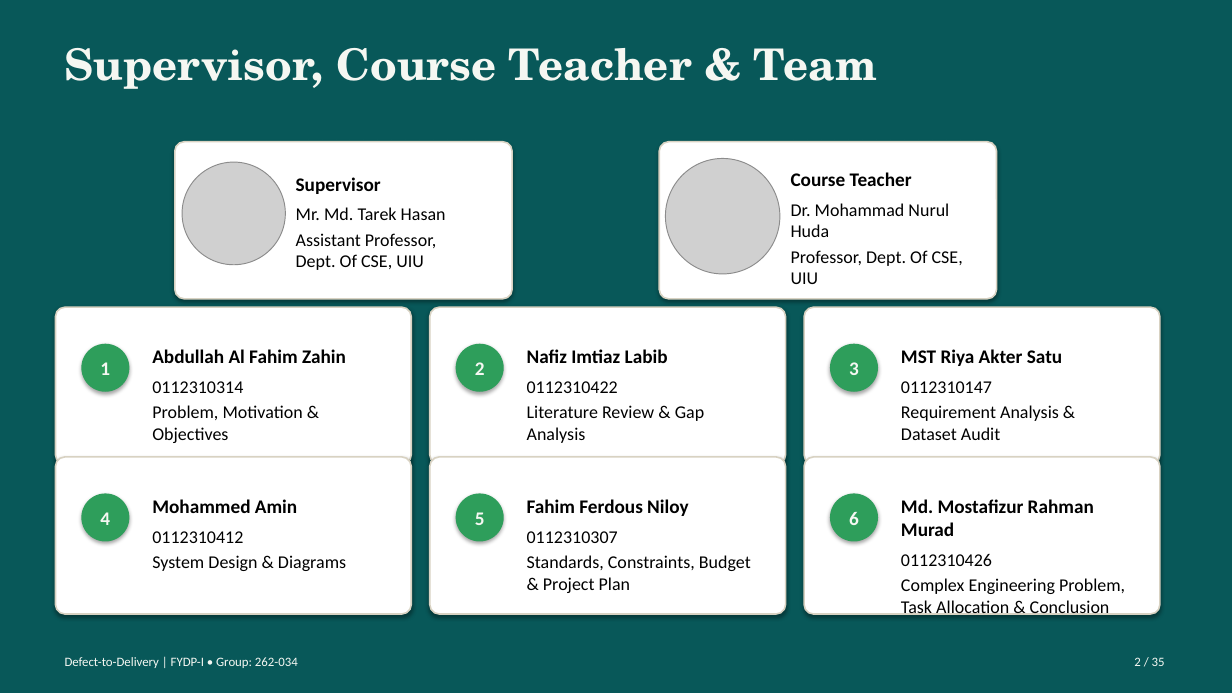
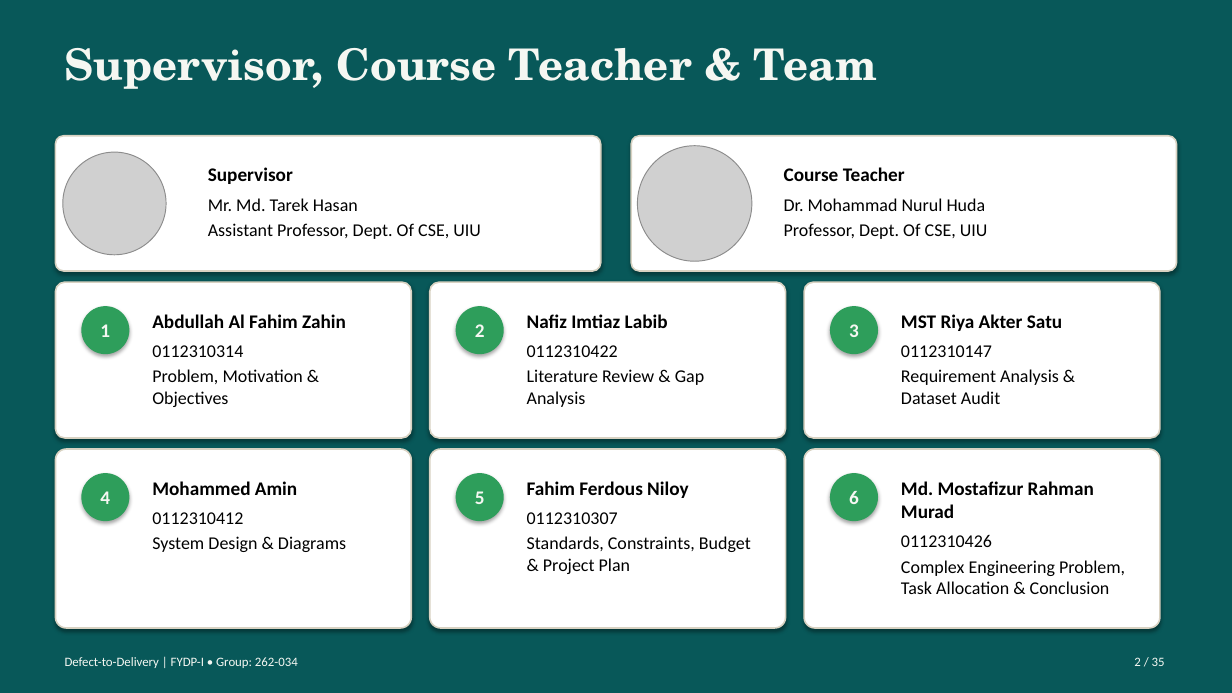
Before and after one commit to labib-ux/FYDP, a slide deck: slide 2 of slides/Defect-to-Delivery_262-034.pptx. Drawn at 1232x693 pixels with LibreOffice and Linux fonts; fonts in the diff are those of the drawing; grey boxes stand for pictures. Boxes give left, top, right and bottom in pixels: in the first picture for what was removed or moved away, otherwise in the second. Text is boxed around its words. In the diff, an @@ line names an element or a change of style, - is before the commit and + after.

```diff
--- a/slides/Defect-to-Delivery_262-034.pptx
+++ b/slides/Defect-to-Delivery_262-034.pptx
@@ rounded rectangle: place and size @@
-rounded rectangle at <box>175,141,512,299</box>
+rounded rectangle at <box>55,136,601,271</box>
@@ rounded rectangle: place and size @@
-rounded rectangle at <box>659,141,996,299</box>
+rounded rectangle at <box>631,136,1177,271</box>
@@ picture: place and size @@
-picture at <box>665,159,780,274</box>
+picture at <box>638,146,752,262</box>
@@ picture: place and size @@
-picture at <box>182,162,286,264</box>
+picture at <box>63,152,166,255</box>
@@ ellipse "★": place and size @@
-ellipse "★" at <box>201,171,249,219</box>
+ellipse "★" at <box>81,160,129,208</box>
@@ text "Supervisor" rewrapped from <box>296,177,446,270</box> to <box>208,167,481,239</box> @@
@@ ellipse "✎": place and size @@
-ellipse "✎" at <box>697,164,750,212</box>
+ellipse "✎" at <box>657,160,705,208</box>
@@ text "Course Teacher" rewrapped from <box>791,172,963,284</box> to <box>784,167,988,239</box> @@
@@ 3 rounded rectangles: place and size @@
-3 rounded rectangles at <box>55,307,1160,464</box>
+3 rounded rectangles at <box>55,282,1160,438</box>
@@ text "Abdullah Al Fahim Zahin": place and size @@
-text "Abdullah Al Fahim Zahin" at <box>152,349,346,443</box>
+text "Abdullah Al Fahim Zahin" at <box>152,314,346,407</box>
@@ text "Nafiz Imtiaz Labib": place and size @@
-text "Nafiz Imtiaz Labib" at <box>527,349,704,443</box>
+text "Nafiz Imtiaz Labib" at <box>527,314,704,407</box>
@@ 3 ellipses: place and size @@
-3 ellipses at <box>81,344,878,392</box>
+3 ellipses at <box>81,306,878,354</box>
@@ text "MST Riya Akter Satu": place and size @@
-text "MST Riya Akter Satu" at <box>901,349,1062,440</box>
+text "MST Riya Akter Satu" at <box>901,314,1062,404</box>
@@ rounded rectangle: place and size @@
-rounded rectangle at <box>55,457,411,614</box>
+rounded rectangle at <box>55,449,411,628</box>
@@ rounded rectangle: place and size @@
-rounded rectangle at <box>430,457,786,614</box>
+rounded rectangle at <box>430,449,786,628</box>
@@ rounded rectangle: place and size @@
-rounded rectangle at <box>804,457,1160,614</box>
+rounded rectangle at <box>804,449,1160,628</box>
@@ text "Mohammed Amin": place and size @@
-text "Mohammed Amin" at <box>152,499,346,571</box>
+text "Mohammed Amin" at <box>152,481,346,552</box>
@@ text "Fahim Ferdous Niloy": place and size @@
-text "Fahim Ferdous Niloy" at <box>527,499,751,593</box>
+text "Fahim Ferdous Niloy" at <box>527,481,751,574</box>
@@ 3 ellipses: place and size @@
-3 ellipses at <box>81,494,878,542</box>
+3 ellipses at <box>81,473,878,521</box>
@@ text "Md. Mostafizur Rahman Murad" rewrapped from <box>901,499,1125,618</box> to <box>901,481,1125,594</box> @@
```
Also in this commit, not shown: 20 other slides changed.
